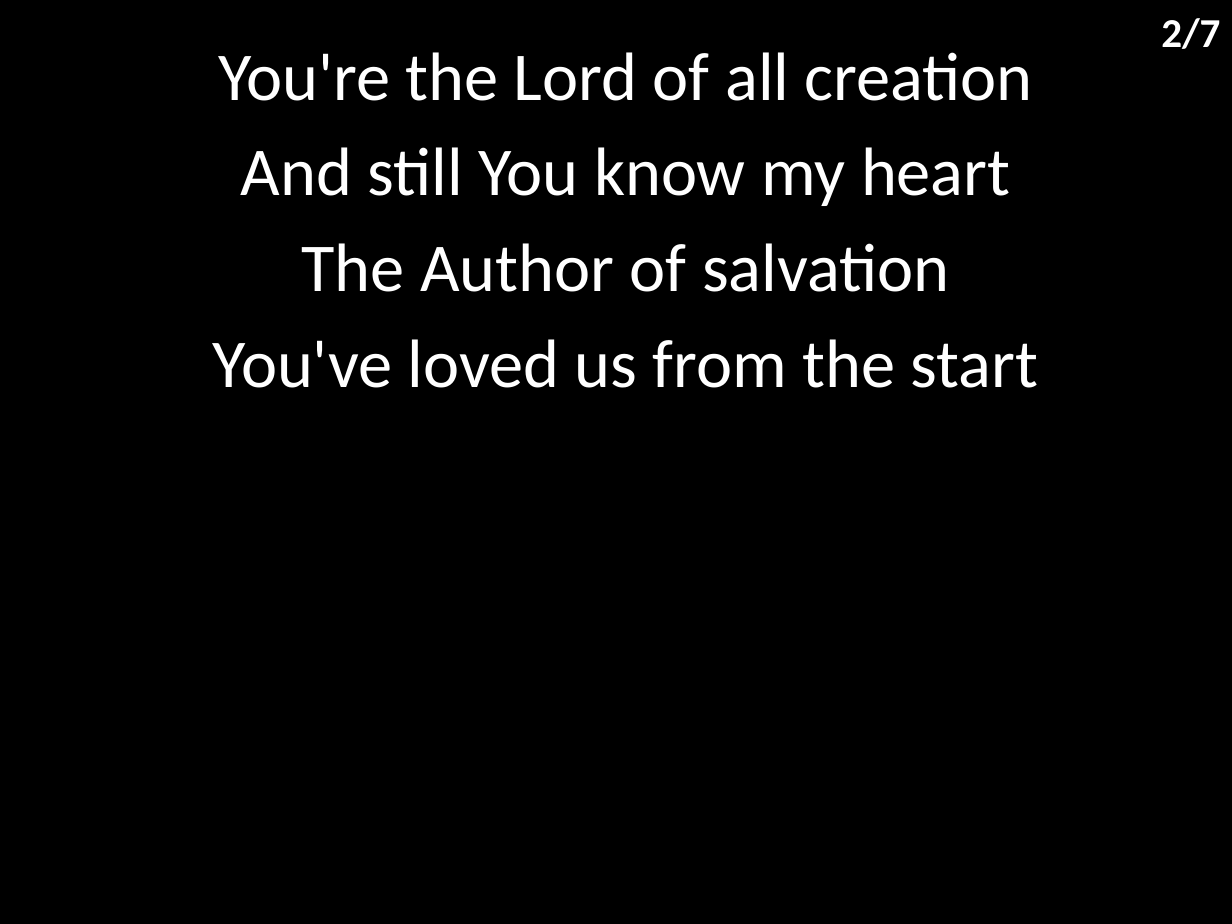
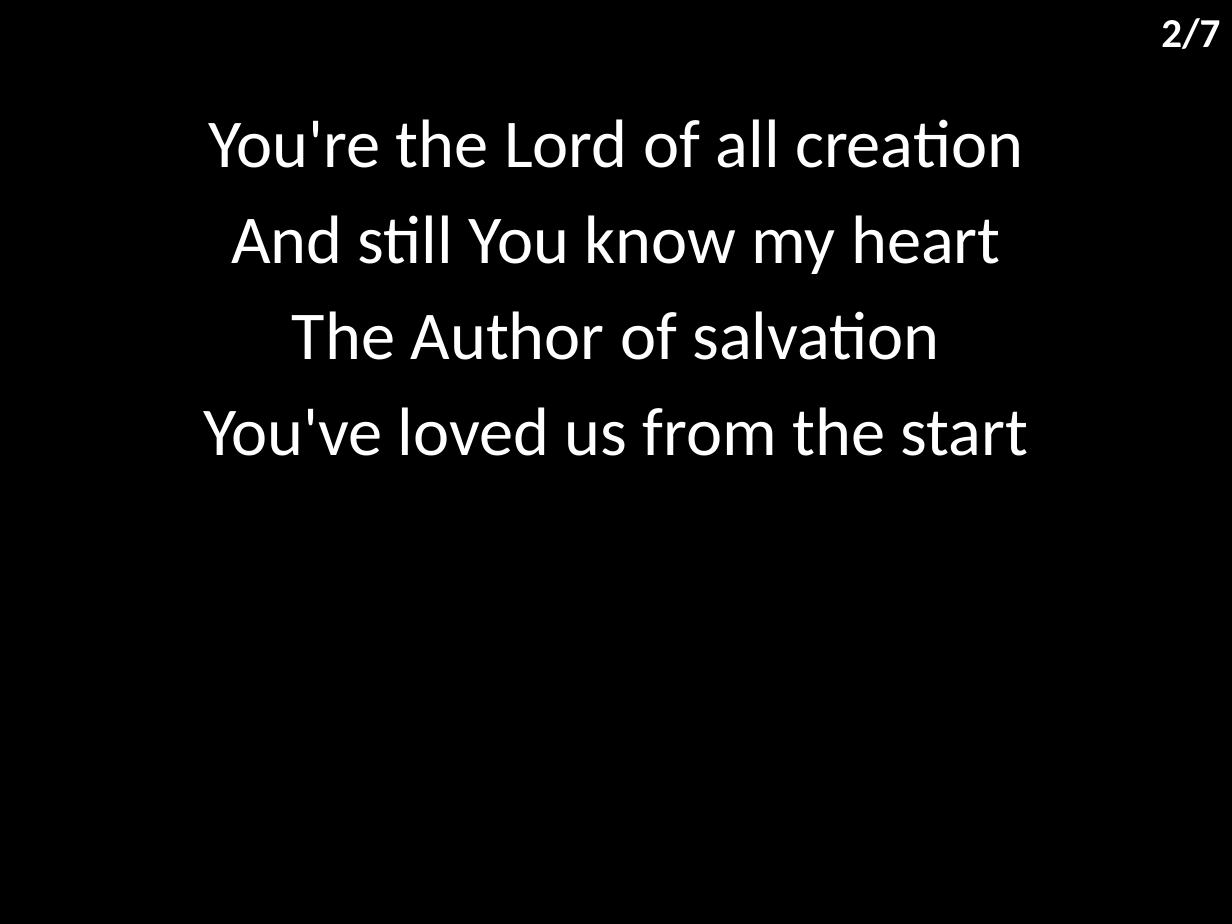
Before and after one commit to hoo-are-ya/worship, a slide deck: slide 3 of docs/songs/waiting here for you.pptx. Drawn at 1232x924 pixels with LibreOffice and Linux fonts; fonts in the diff are those of the drawing. Boxes give left, top, right and bottom in pixels: in the first picture for what was removed or moved away, otherwise in the second. Text is boxed around its words. In the diff, an @@ line names an element or a change of style, - is before the commit and + after.

```diff
--- a/docs/songs/waiting here for you.pptx
+++ b/docs/songs/waiting here for you.pptx
@@ subtitle "You're the Lord of all ...": place and size @@
-subtitle "You're the Lord of all ..." at [213, 52, 1038, 388]
+subtitle "You're the Lord of all ..." at [203, 119, 1028, 456]
```
Also in this commit, not shown: 6 other slides changed, 8 other files.
